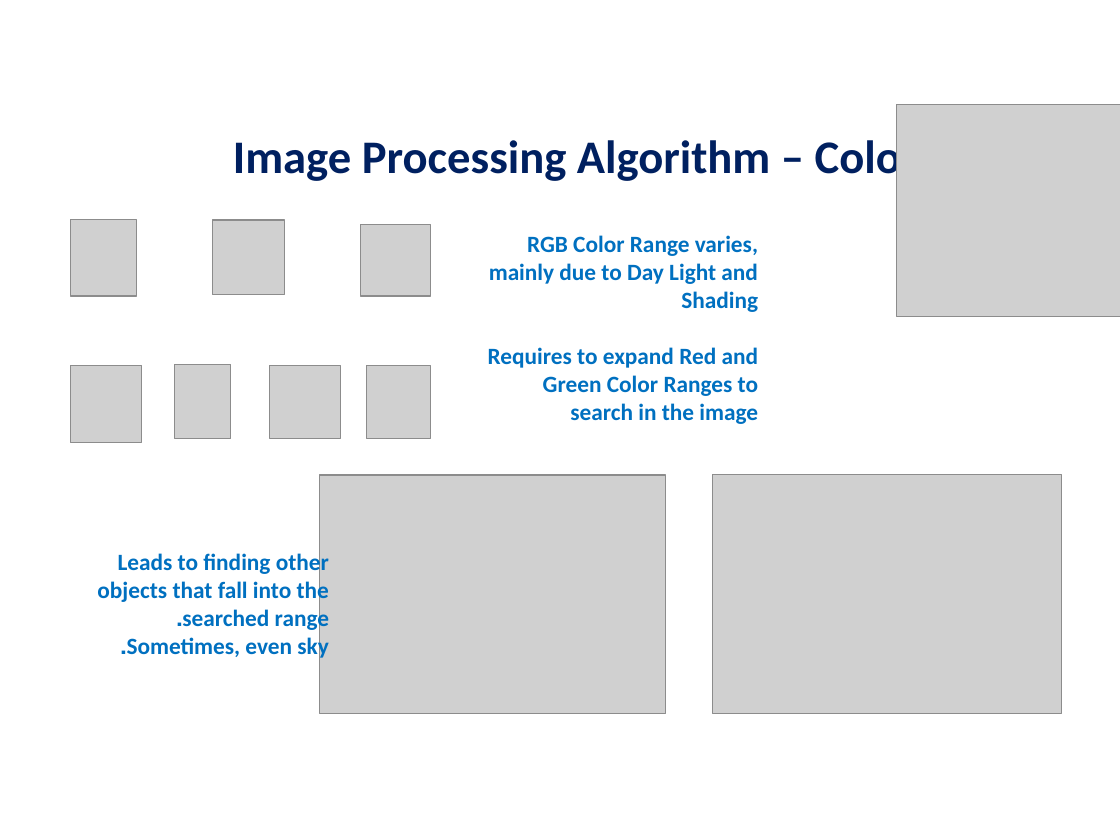
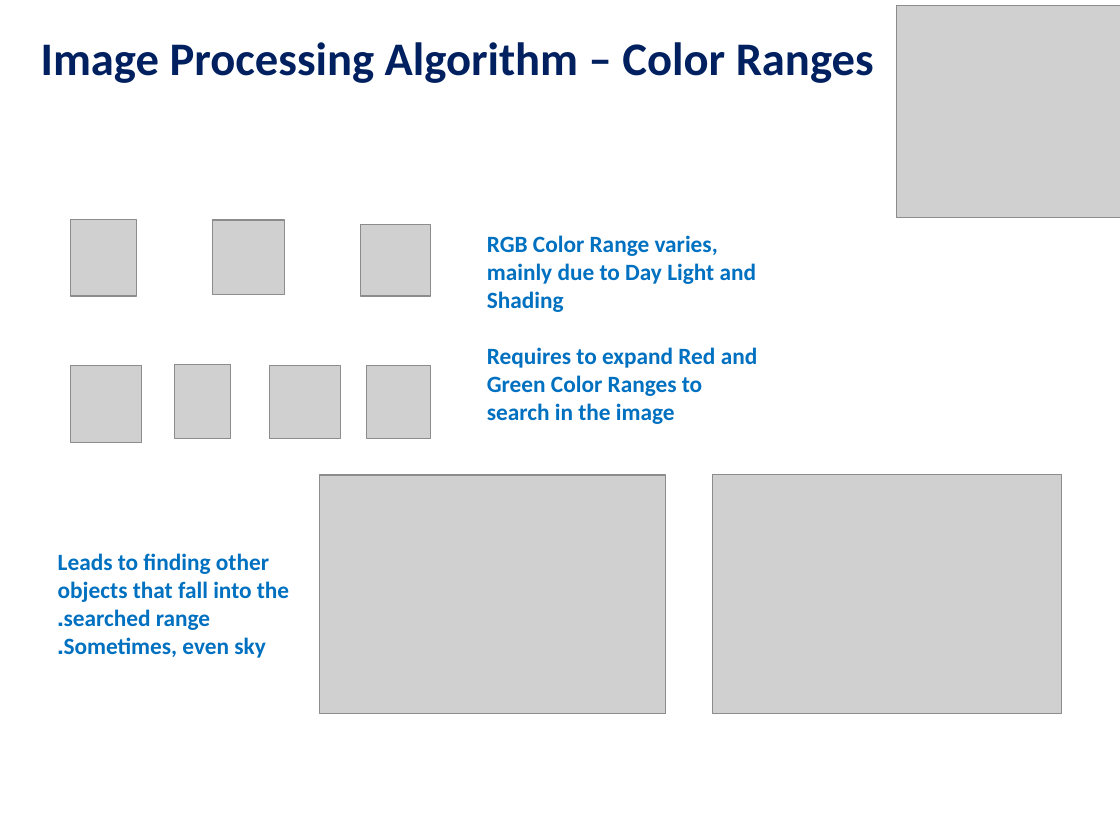
Before and after one commit to kfirt/BlindPhone, a slide deck: slide 6 of AnalyzerDemo/real life demo/Weekathon Presentation Template - blindphone.pptx. Drawn at 1120x840 pixels with LibreOffice and Linux fonts; fonts in the diff are those of the drawing; grey boxes stand for pictures. Boxes give left, top, right and bottom in pixels: in the first picture for what was removed or moved away, otherwise in the second. Text is boxed around its words. In the diff, an @@ line names an element or a change of style, - is before the commit and + after.

```diff
--- a/AnalyzerDemo/real life demo/Weekathon Presentation Template - blindphone.pptx
+++ b/AnalyzerDemo/real life demo/Weekathon Presentation Template - blindphone.pptx
@@ alignment right to left in 3 elements at box(487, 235, 758, 424), box(58, 553, 289, 658), box(41, 42, 874, 83) @@
@@ text "Image Processing Algorithm – Color ...": place and size @@
-text "Image Processing Algorithm – Color ..." at box(233, 134, 918, 185)
+text "Image Processing Algorithm – Color ..." at box(41, 42, 874, 83)
@@ picture: place and size @@
-picture at box(897, 105, 1120, 317)
+picture at box(897, 6, 1120, 217)
```
Also in this commit, not shown: 1 other slide changed.
